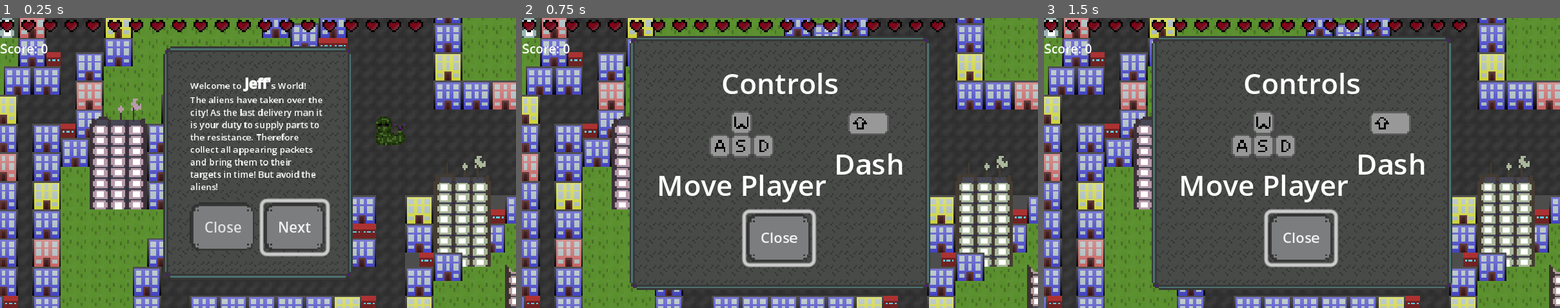
Above: before the commit, frames 1-3 (left to right).
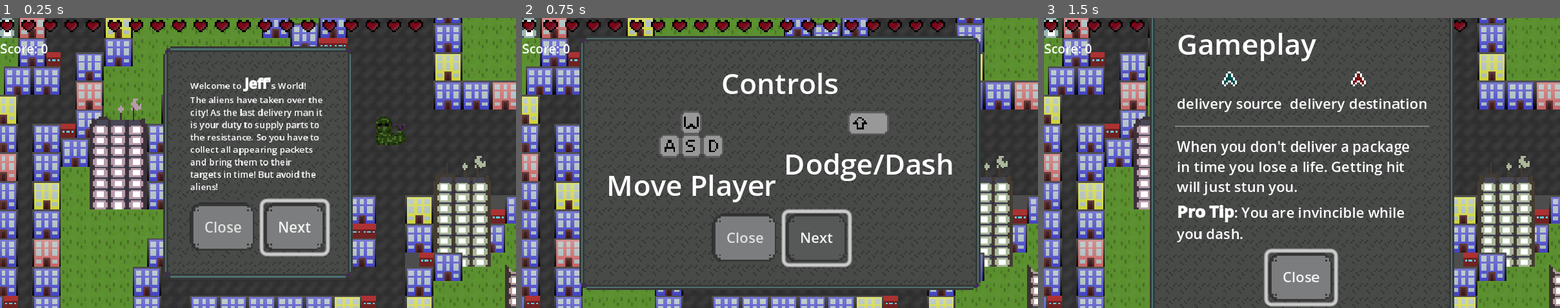
Above: after the commit, the same moments.

Repository: Lila-Kuhlt/Close-Encounters-of-the-Jeff-Kind
Game: Godot game, scene res://scenes/UI/TitleScreen.tscn
The game is run twice, just before and just after one commit, with the same random seed, the same clock (stepped at 60 frames per second) and the same inputs.
Inputs (mouse positions are in pixels of both pictures, inside the frame that each line leads up to):
- Up to frame 1 (0.25 s): no input
- Up to frame 2 (0.75 s): click "Next" at 0.5 s
- Up to frame 3 (1.5 s): click (1338, 238) at 1.25 s, where only the run after the commit has a clickable "Next"

The runs differ from the first frame. In frame 1, 0.1% of the frame differs, in the area x 49-62%, y 39-43%; in frame 2, 20%, in the area x 11-89%, y 6-94%; in frame 3, 19%.

Commit message:
More tutorial

Diff:
--- a/godot/scenes/UI/UI.tscn
+++ b/godot/scenes/UI/UI.tscn
@@ -1,8 +1,10 @@
-[gd_scene load_steps=8 format=3 uid="uid://bqwg30od0fmhk"]
+[gd_scene load_steps=10 format=3 uid="uid://bqwg30od0fmhk"]
 
 [ext_resource type="Script" path="res://scenes/UI/UI.gd" id="1_aneth"]
 [ext_resource type="Theme" uid="uid://bwttwsp1fetbo" path="res://assets/Theme.tres" id="2_enm3v"]
 [ext_resource type="Texture2D" uid="uid://botvopj3ghuek" path="res://assets/keybindings.png" id="3_plqga"]
+[ext_resource type="Texture2D" uid="uid://cs4iq5memtgdl" path="res://assets/arrow-blue.png" id="4_647wf"]
+[ext_resource type="Texture2D" uid="uid://cyr5bqany6524" path="res://assets/arrow.png" id="5_50k57"]
 
 [sub_resource type="InputEventAction" id="InputEventAction_t7usk"]
 action = &"pause"
@@ -148,11 +150,12 @@
 
 [node name="Label" type="RichTextLabel" parent="Tutorial/PanelContainer/MarginContainer/VBoxContainer/Pages/Page0"]
 layout_mode = 2
+size_flags_vertical = 3
 theme_override_font_sizes/normal_font_size = 5
 theme_override_font_sizes/bold_font_size = 8
 theme_override_font_sizes/bold_italics_font_size = 8
 bbcode_enabled = true
-text = "Welcome to [b]Jeff'[/b]s World! The aliens have taken over the city! As the last delivery man it is your duty to supply parts to the resistance. Therefore collect all appearing packets and bring them to their targets in time! But avoid the aliens!"
+text = "Welcome to [b]Jeff'[/b]s World! The aliens have taken over the city! As the last delivery man it is your duty to supply parts to the resistance. So you have to collect all appearing packets and bring them to their targets in time! But avoid the aliens!"
 fit_content = true
 
 [node name="Page1" type="VBoxContainer" parent="Tutorial/PanelContainer/MarginContainer/VBoxContainer/Pages"]
@@ -192,7 +195,60 @@
 
 [node name="Label" type="Label" parent="Tutorial/PanelContainer/MarginContainer/VBoxContainer/Pages/Page1/HBoxContainer/VBoxContainer2"]
 layout_mode = 2
-text = "Dash"
+text = "Dodge/Dash"
+
+[node name="Page2" type="VBoxContainer" parent="Tutorial/PanelContainer/MarginContainer/VBoxContainer/Pages"]
+layout_mode = 2
+size_flags_vertical = 3
+
+[node name="Label" type="Label" parent="Tutorial/PanelContainer/MarginContainer/VBoxContainer/Pages/Page2"]
+layout_mode = 2
+text = "Gameplay"
+
+[node name="HBoxContainer" type="HBoxContainer" parent="Tutorial/PanelContainer/MarginContainer/VBoxContainer/Pages/Page2"]
+layout_mode = 2
+size_flags_vertical = 3
+
+[node name="VBoxContainer" type="VBoxContainer" parent="Tutorial/PanelContainer/MarginContainer/VBoxContainer/Pages/Page2/HBoxContainer"]
+layout_mode = 2
+size_flags_horizontal = 3
+
+[node name="TextureRect" type="TextureRect" parent="Tutorial/PanelContainer/MarginContainer/VBoxContainer/Pages/Page2/HBoxContainer/VBoxContainer"]
+layout_mode = 2
+texture = ExtResource("4_647wf")
+stretch_mode = 3
+
+[node name="Label" type="Label" parent="Tutorial/PanelContainer/MarginContainer/VBoxContainer/Pages/Page2/HBoxContainer/VBoxContainer"]
+layout_mode = 2
+theme_override_font_sizes/font_size = 8
+text = "delivery source"
+
+[node name="VBoxContainer2" type="VBoxContainer" parent="Tutorial/PanelContainer/MarginContainer/VBoxContainer/Pages/Page2/HBoxContainer"]
+layout_mode = 2
+size_flags_horizontal = 3
+
+[node name="TextureRect" type="TextureRect" parent="Tutorial/PanelContainer/MarginContainer/VBoxContainer/Pages/Page2/HBoxContainer/VBoxContainer2"]
+layout_mode = 2
+texture = ExtResource("5_50k57")
+stretch_mode = 3
+
+[node name="Label" type="Label" parent="Tutorial/PanelContainer/MarginContainer/VBoxContainer/Pages/Page2/HBoxContainer/VBoxContainer2"]
+layout_mode = 2
+theme_override_font_sizes/font_size = 8
+text = "delivery destination"
+
+[node name="HSeparator" type="HSeparator" parent="Tutorial/PanelContainer/MarginContainer/VBoxContainer/Pages/Page2"]
+layout_mode = 2
+
+[node name="Label2" type="RichTextLabel" parent="Tutorial/PanelContainer/MarginContainer/VBoxContainer/Pages/Page2"]
+layout_mode = 2
+size_flags_vertical = 3
+theme_override_font_sizes/normal_font_size = 8
+theme_override_font_sizes/bold_font_size = 9
+bbcode_enabled = true
+text = "When you don't deliver a package in time you lose a life. Getting hit will just stun you.
+[b]Pro Tip[/b]: You are invincible while you dash."
+fit_content = true
 
 [node name="HBoxContainer" type="HBoxContainer" parent="Tutorial/PanelContainer/MarginContainer/VBoxContainer"]
 layout_mode = 2
